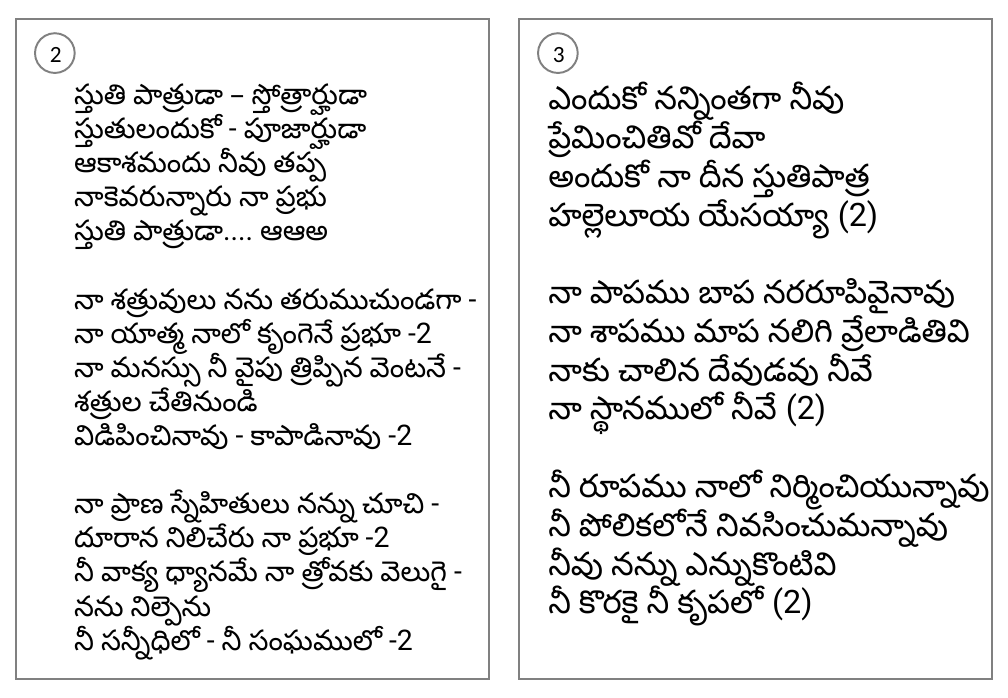
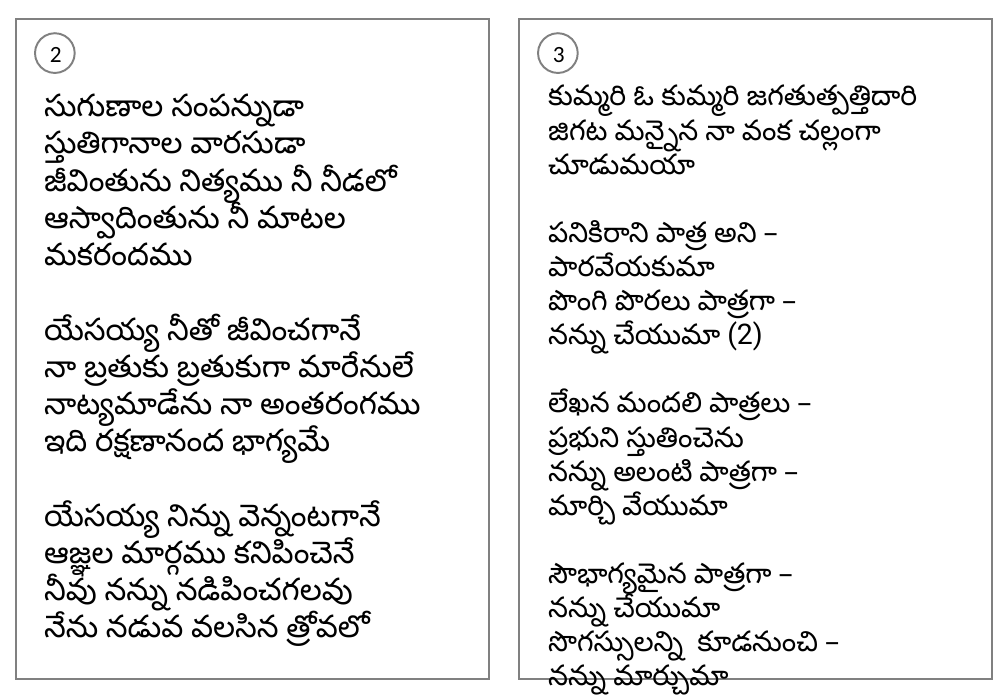
Before and after one commit to venu-webdev/songsDb, a slide deck: slide 2 of songsTemplate.pptx. Drawn at 1008x698 pixels with LibreOffice and Linux fonts; fonts in the diff are those of the drawing. Boxes give left, top, right and bottom in pixels: in the first picture for what was removed or moved away, otherwise in the second. Text is boxed around its words. In the diff, an @@ line names an element or a change of style, - is before the commit and + after.

```diff
--- a/songsTemplate.pptx
+++ b/songsTemplate.pptx
@@ text at [548, 84, 918, 661]: text changed; size 25 to 22 pt @@
-ఎందుకో నన్నింతగా నీవు
-ప్రేమించితివో దేవా
-అందుకో నా దీన స్తుతిపాత్ర
-హల్లెలూయ యేసయ్యా (2)
-నా పాపము బాప నరరూపివైనావు
-నా శాపము మాప నలిగి వ్రేలాడితివి
-నాకు చాలిన దేవుడవు నీవే
-నా స్థానములో నీవే (2)
-నీ రూపము నాలో నిర్మించియున్నావు
-నీ పోలికలోనే నివసించుమన్నావు
-నీవు నన్ను ఎన్నుకొంటివి
-నీ కొరకై నీ కృపలో (2)
+కుమ్మరి ఓ కుమ్మరి జగతుత్పత్తిదారి
+జిగట మన్నైన నా వంక చల్లంగా చూడుమయా
+పనికిరాని పాత్ర అని –
+పారవేయకుమా
+పొంగి పొరలు పాత్రగా –
+నన్ను చేయుమా (2)
+లేఖన మందలి పాత్రలు –
+ప్రభుని స్తుతించెను
+నన్ను అలంటి పాత్రగా –
+మార్చి వేయుమా
+సౌభాగ్యమైన పాత్రగా –
+నన్ను చేయుమా
+సొగస్సులన్ని కూడనుంచి –
+నన్ను మార్చుమా
@@ text at [44, 94, 420, 615]: text changed; size 22 to 24 pt @@
-స్తుతి పాత్రుడా – స్తోత్రార్హుడా
-స్తుతులందుకో - పూజార్హుడా
-ఆకాశమందు నీవు తప్ప
-నాకెవరున్నారు నా ప్రభు
-స్తుతి పాత్రుడా.... ఆఆఅ
-నా శత్రువులు నను తరుముచుండగా -
-నా యాత్మ నాలో కృంగెనే ప్రభూ -2
-నా మనస్సు నీ వైపు త్రిప్పిన వెంటనే -
-శత్రుల చేతినుండి
-విడిపించినావు - కాపాడినావు -2
-నా ప్రాణ స్నేహితులు నన్ను చూచి -
-దూరాన నిలిచేరు నా ప్రభూ -2
-నీ వాక్య ధ్యానమే నా త్రోవకు వెలుగై -
-నను నిల్పెను
-నీ సన్నీధిలో - నీ సంఘములో -2
+సుగుణాల సంపన్నుడా
+స్తుతిగానాల వారసుడా
+జీవింతును నిత్యము నీ నీడలో
+ఆస్వాదింతును నీ మాటల మకరందము
+యేసయ్య నీతో జీవించగానే
+నా బ్రతుకు బ్రతుకుగా మారేనులే
+నాట్యమాడేను నా అంతరంగము
+ఇది రక్షణానంద భాగ్యమే
+యేసయ్య నిన్ను వెన్నంటగానే
+ఆజ్ఞల మార్గము కనిపించెనే
+నీవు నన్ను నడిపించగలవు
+నేను నడువ వలసిన త్రోవలో
```
Also in this commit, not shown: 1 other slide changed, 5 other files.
